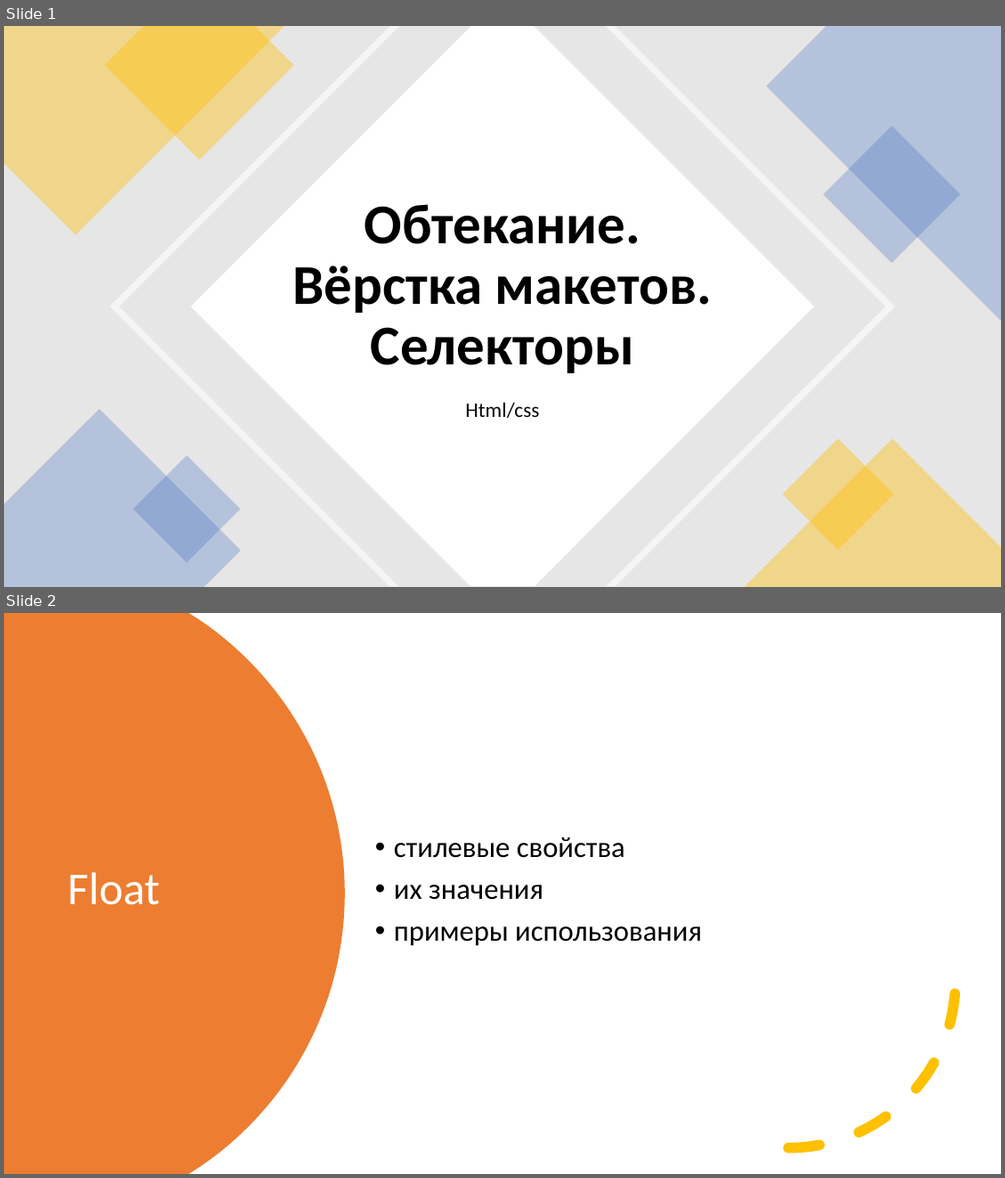
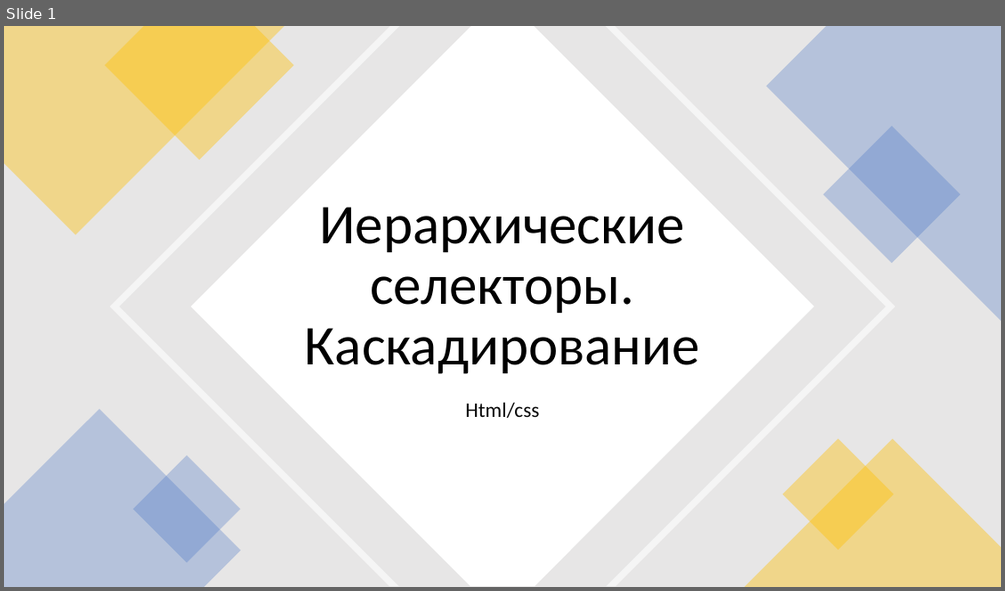
Before and after one commit to sashaklimenok/mentoring, a slide deck: Lesson-6/Presentation2.pptx. Shown one above the other, each under a label of ours: slides 1 and 2 before the commit, slide 1 after it. The pictures are 1005x1178 and 1005x591 pixels, drawn with LibreOffice and Linux fonts; fonts in the diff are those of the drawing. Boxes give left, top, right and bottom in pixels: in the first picture for what was removed or moved away, otherwise in the second. Text is boxed around its words. In the diff, an @@ line names an element or a change of style, - is before the commit and + after.

```diff
--- a/Lesson-6/Presentation2.pptx
+++ b/Lesson-6/Presentation2.pptx
@@ slide 2 removed at (x1=4, y1=613, x2=1001, y2=1174), background #FFFFFF @@
@@ freeform shape removed at (x1=4, y1=613, x2=345, y2=1174) @@
@@ arc (boxed as its full ellipse) removed at (x1=622, y1=814, x2=956, y2=1149) @@
@@ text removed at (x1=394, y1=837, x2=702, y2=946) @@
-• стилевые свойства
-• их значения
-• примеры использования
@@ title removed at (x1=67, y1=872, x2=160, y2=905) @@
-Float
@@ slide 1 changed as well @@
@@ title at (x1=305, y1=207, x2=700, y2=374): text changed; bold off @@
-Обтекание. Вёрстка макетов. Селекторы
+Иерархические селекторы. Каскадирование
```
Also in this commit, not shown: 2 other slides changed, 8 slides added, 14 other slides removed, 1 other file.
